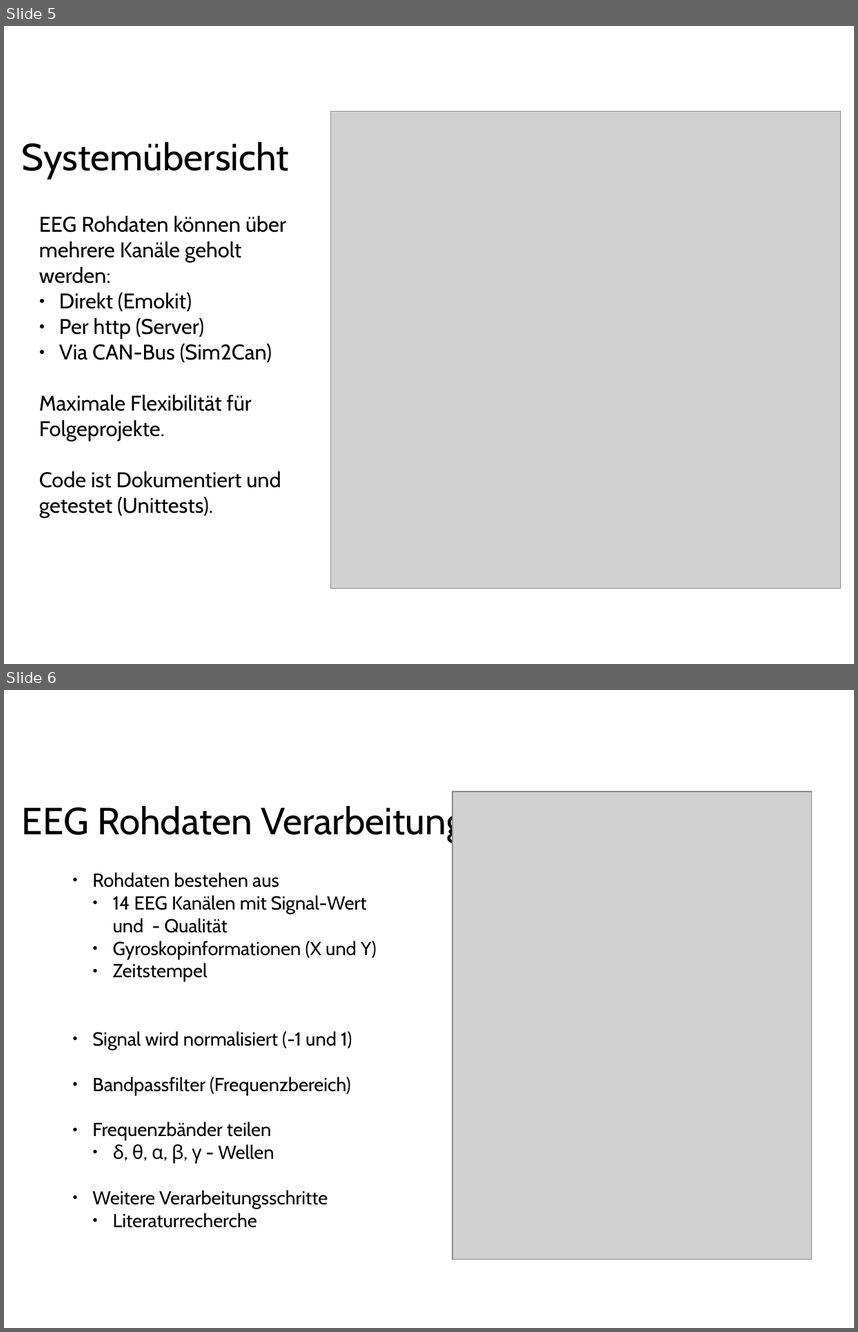
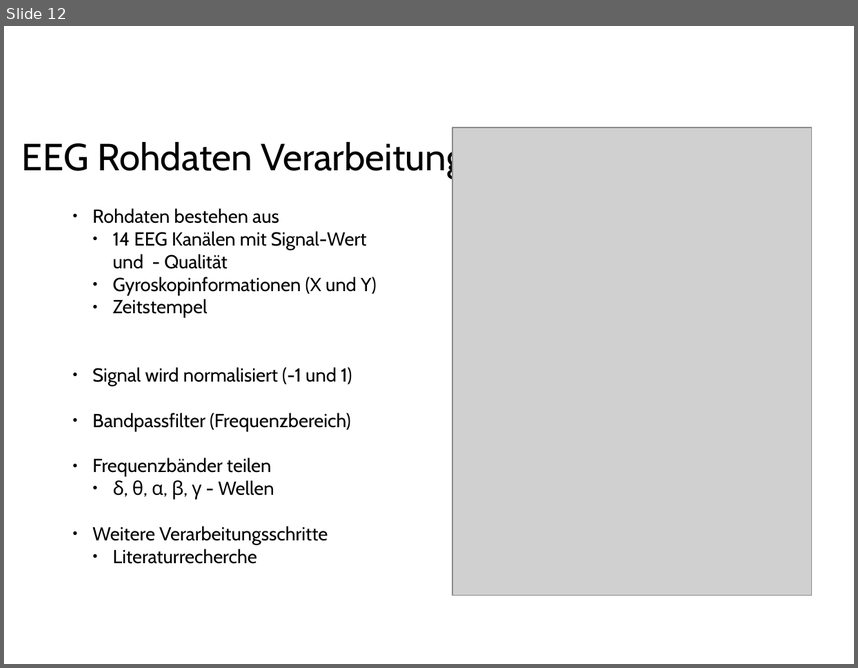
Before and after one commit to ppasler/current-adas, a slide deck: project/presentation/Praesentation_PoSDBoS_Pasler.odp. Shown one above the other, each under a label of ours: slides 5 and 6 before the commit, slide 12 after it. The pictures are 858x1332 and 858x668 pixels, drawn with LibreOffice and Linux fonts; fonts in the diff are those of the drawing; grey boxes stand for pictures; background and template pictures are left out. Boxes give left, top, right and bottom in pixels: in the first picture for what was removed or moved away, otherwise in the second. Text is boxed around its words. In the diff, an @@ line names an element or a change of style, - is before the commit and + after.

```diff
--- a/project/presentation/Praesentation_PoSDBoS_Pasler.odp
+++ b/project/presentation/Praesentation_PoSDBoS_Pasler.odp
@@ slide 5 removed at [4, 26, 854, 664], background #FFFFFF @@
@@ picture removed at [331, 111, 842, 588] @@
@@ text removed at [22, 142, 289, 178] @@
-Systemübersicht
@@ text removed at [39, 216, 286, 517] @@
-EEG Rohdaten können über mehrere Kanäle geholt werden:
-● Direkt (Emokit)
-● Per http (Server)
-● Via CAN-Bus (Sim2Can)
-Maximale Flexibilität für Folgeprojekte.
-Code ist Dokumentiert und getestet (Unittests).
@@ what was slide 6 is now slide 12 @@
```
Also in this commit, not shown: 2 slides changed, 8 slides added, 4 other slides removed.
